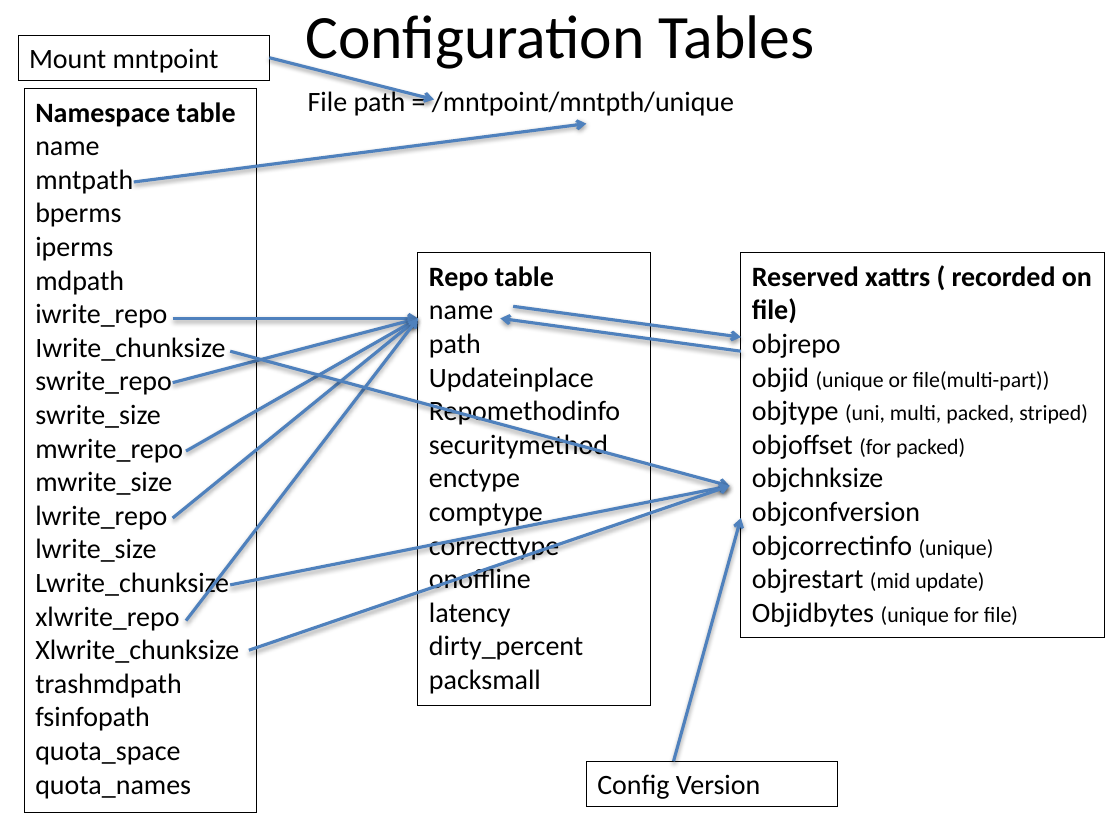
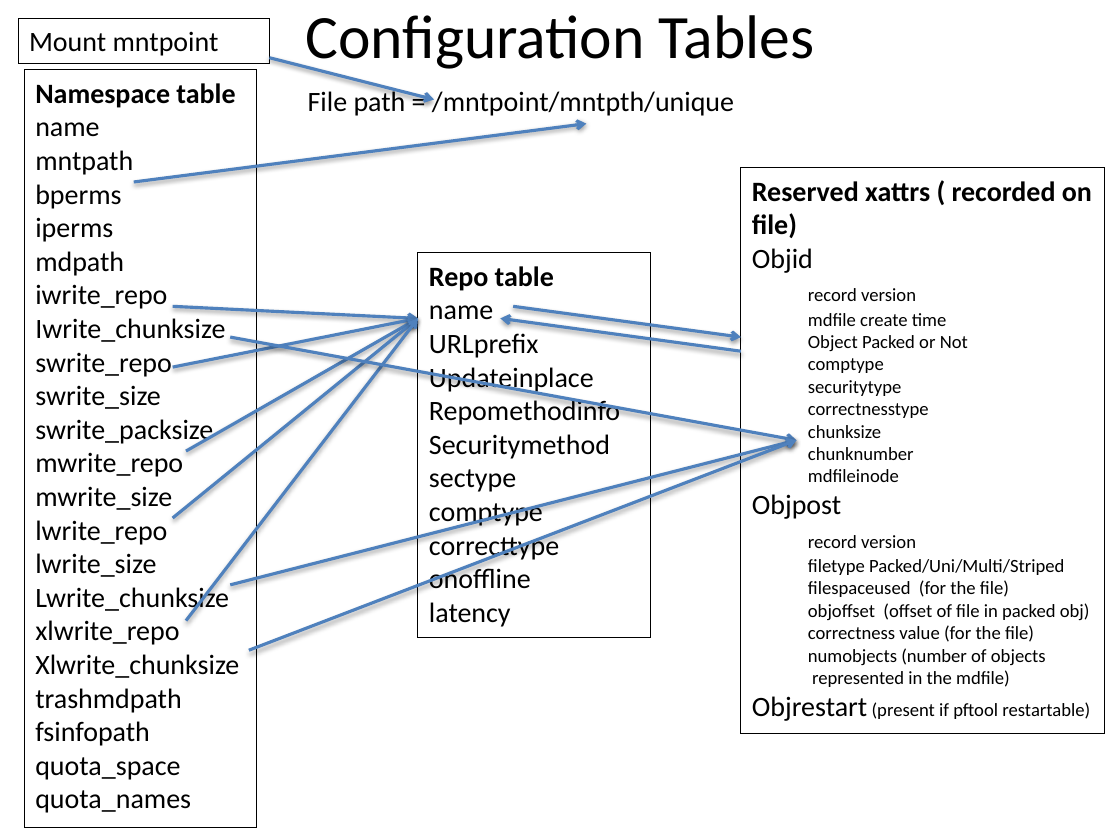
Before and after one commit to mar-file-system/marfs, a slide deck: slide 7 of Documentation/MarFS.pptx. Drawn at 1120x840 pixels with LibreOffice and Linux fonts; fonts in the diff are those of the drawing. Boxes give left, top, right and bottom in pixels: in the first picture for what was removed or moved away, otherwise in the second. Text is boxed around its words. In the diff, an @@ line names an element or a change of style, - is before the commit and + after.

```diff
--- a/Documentation/MarFS.pptx
+++ b/Documentation/MarFS.pptx
@@ rectangle "Mount mntpoint": place and size @@
-rectangle "Mount mntpoint" at bbox=[18, 36, 269, 81]
+rectangle "Mount mntpoint" at bbox=[18, 18, 269, 63]
@@ rectangle "Namespace table": place and size @@
-rectangle "Namespace table" at bbox=[25, 88, 258, 812]
+rectangle "Namespace table" at bbox=[25, 69, 258, 828]
@@ rectangle "Reserved xattrs ( recorded on ...": place and size @@
-rectangle "Reserved xattrs ( recorded on ..." at bbox=[741, 253, 1105, 637]
+rectangle "Reserved xattrs ( recorded on ..." at bbox=[741, 168, 1105, 734]
@@ rectangle "Repo table": place and size @@
-rectangle "Repo table" at bbox=[418, 253, 651, 706]
+rectangle "Repo table" at bbox=[418, 253, 651, 637]
@@ text in rectangle at bbox=[752, 248, 1090, 721]: text changed; size 14 to 12 pt @@
-objrepo
-objid (unique or file(multi-part))
-objtype (uni, multi, packed, striped)
-objoffset (for packed)
-objchnksize
-objconfversion
-objcorrectinfo (unique)
-objrestart (mid update)
-Objidbytes (unique for file)
+Objid
+record version
+mdfile create time
+Object Packed or Not
+comptype
+securitytype
+correctnesstype
+chunksize
+chunknumber
+mdfileinode
+Objpost
+record version
+filetype Packed/Uni/Multi/Striped
+filespaceused (for the file)
+objoffset (offset of file in packed obj)
+correctness value (for the file)
+numobjects (number of objects
+represented in the mdfile)
+Objrestart (present if pftool restartable)
@@ arrow moved from (172, 318) - (418, 318) to (172, 307) - (418, 318) @@
@@ arrow moved from (172, 383) - (418, 318) to (172, 367) - (418, 318) @@
@@ arrow moved from (231, 352) - (729, 486) to (231, 337) - (796, 440) @@
@@ text in rectangle at bbox=[429, 333, 539, 358]: text changed @@
-path
+URLprefix
@@ text in rectangle at bbox=[35, 419, 213, 446]: paragraph added @@
+swrite_packsize
@@ arrow moved from (231, 585) - (729, 486) to (231, 585) - (796, 440) @@
@@ arrow moved from (249, 651) - (729, 486) to (249, 651) - (796, 440) @@
@@ text in rectangle at bbox=[429, 434, 610, 492]: text changed @@
-securitymethod
-enctype
+Securitymethod
+sectype
@@ arrow removed from (673, 762) to (741, 519) @@
@@ text in rectangle at bbox=[429, 635, 583, 694]: paragraphs removed @@
-dirty_percent
-packsmall
@@ rectangle removed at bbox=[587, 762, 838, 806] @@
-Config Version
```
Also in this commit, not shown: 2 other slides changed, 1 slide added, 2 other files.
